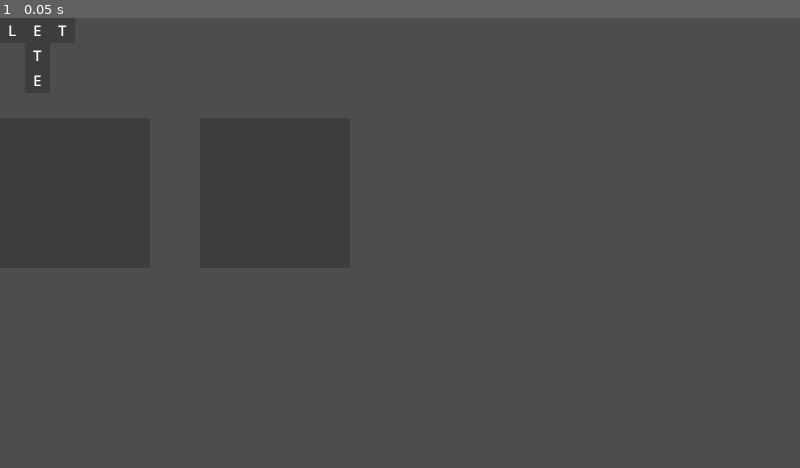
Above: before the commit, frame 1.
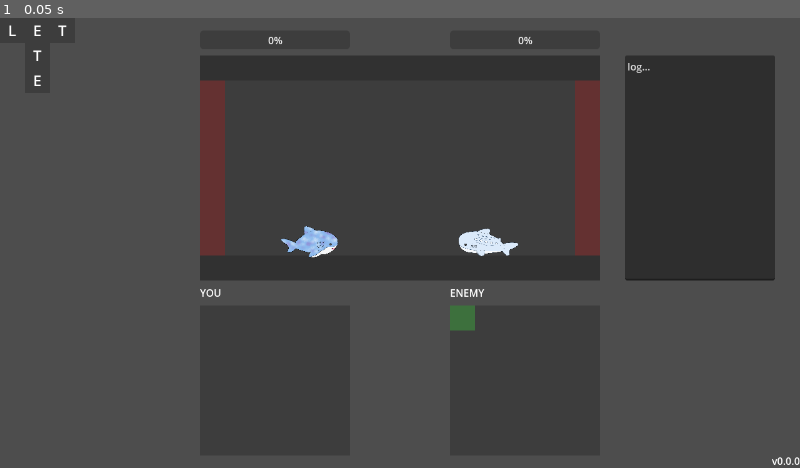
Above: after the commit, the same moment.

Repository: kamikoloss/letters
Game: Godot game, scene res://scenes/game/game.tscn
The game is run twice, just before and just after one commit, with the same random seed, the same clock (stepped at 60 frames per second) and the same inputs.
Inputs:
- Up to frame 1 (0.05 s): no input

The runs differ from the first frame. In frame 1, 17% of the frame differs, in the area x 25-100%, y 4-100%.

Commit message:
画面を仮組みした

Diff:
--- a/client/components/cell.gd
+++ b/client/components/cell.gd
@@ -24,8 +24,6 @@
 
 ## ドロップできるかどうか (1マス分)
 var can_drop := false
-
-
 ## 呪文の1文字
 var letter := "":
     set(v):
@@ -58,15 +56,15 @@
     # TODO: 情報見る
     can_drop = true
     cell_entered.emit(true)
-    if can_drop:
-        if is_holder:
+    if is_holder:
+        if can_drop:
             _bg.color = Color(Color.GREEN, 0.2)
-    else:
-        if is_holder:
+        else:
             _bg.color = Color(Color.RED, 0.2)
 
 
 func _on_area_exited(area: Area2D) -> void:
+    # TODO: 入っても無効になることがある
     can_drop = false
     cell_entered.emit(false)
     if is_holder:
--- a/client/components/cell_group.gd
+++ b/client/components/cell_group.gd
@@ -26,10 +26,6 @@
 
 
 func _ready() -> void:
-    # debug
-    #letters = "LETTERS"
-    #shape = [[1,1,1],[0,1,0]]
-
     _init_cells()
 
 
--- a/client/scenes/game/game.gd
+++ b/client/scenes/game/game.gd
@@ -5,6 +5,7 @@
 
 
 func _ready() -> void:
+    # debug
     var a: CellGroup = _cell_group_scene.instantiate()
     a.letters = "LETTERS"
     a.shape = [[1,1,1],[0,1,0],[0,1,0]]
--- a/client/scenes/game/game.tscn
+++ b/client/scenes/game/game.tscn
@@ -1,19 +1,174 @@
-[gd_scene load_steps=4 format=3 uid="uid://cnkoo8r5pnkli"]
+[gd_scene load_steps=6 format=3 uid="uid://cnkoo8r5pnkli"]
 
 [ext_resource type="Script" uid="uid://b1pbxsova4vmt" path="res://scenes/game/game.gd" id="1_sul5r"]
 [ext_resource type="PackedScene" uid="uid://dw7vfb204p0ci" path="res://components/cell_group.tscn" id="2_7h61r"]
 [ext_resource type="PackedScene" uid="uid://r88ha7i56wdt" path="res://components/cell_holder.tscn" id="3_0sr1o"]
+[ext_resource type="Texture2D" uid="uid://xdk5ns57kp0a" path="res://textures/shark_a.png" id="4_kelw5"]
+[ext_resource type="Texture2D" uid="uid://63iadhpk42v8" path="res://textures/shark_b.png" id="5_lfrn8"]
 
 [node name="Game" type="Node2D"]
 script = ExtResource("1_sul5r")
 _cell_group_scene = ExtResource("2_7h61r")
 
-[node name="CellHolder" parent="." instance=ExtResource("3_0sr1o")]
-offset_top = 160.0
-offset_bottom = 160.0
+[node name="You" type="Control" parent="."]
+layout_mode = 3
+anchors_preset = 0
+offset_left = 320.0
+offset_top = 420.0
+offset_right = 320.0
+offset_bottom = 420.0
 
-[node name="CellHolder2" parent="." instance=ExtResource("3_0sr1o")]
+[node name="Label" type="Label" parent="You"]
+offset_right = 240.0
+offset_bottom = 40.0
+text = "YOU"
+vertical_alignment = 1
+
+[node name="CellHolder" parent="You" instance=ExtResource("3_0sr1o")]
+layout_mode = 1
+offset_top = 40.0
+offset_bottom = 40.0
+
+[node name="Enemy" type="Control" parent="."]
+layout_mode = 3
+anchors_preset = 0
+offset_left = 720.0
+offset_top = 420.0
+offset_right = 720.0
+offset_bottom = 420.0
+
+[node name="Label" type="Label" parent="Enemy"]
+offset_right = 240.0
+offset_bottom = 40.0
+text = "ENEMY"
+vertical_alignment = 1
+
+[node name="CellHolder" parent="Enemy" instance=ExtResource("3_0sr1o")]
+layout_mode = 1
+offset_top = 40.0
+offset_bottom = 40.0
+
+[node name="Stock" type="Control" parent="."]
+visible = false
+layout_mode = 3
+anchors_preset = 0
+offset_left = 720.0
+offset_top = 420.0
+offset_right = 720.0
+offset_bottom = 420.0
+
+[node name="Label" type="Label" parent="Stock"]
+offset_right = 240.0
+offset_bottom = 40.0
+text = "STOCK"
+vertical_alignment = 1
+
+[node name="CellHolder" parent="Stock" instance=ExtResource("3_0sr1o")]
+layout_mode = 1
+offset_top = 40.0
+offset_bottom = 40.0
+
+[node name="Shop" type="Control" parent="."]
+visible = false
+layout_mode = 3
+anchors_preset = 0
+offset_left = 1000.0
+offset_top = 420.0
+offset_right = 1000.0
+offset_bottom = 420.0
+
+[node name="Label" type="Label" parent="Shop"]
+offset_right = 240.0
+offset_bottom = 40.0
+text = "SHOP"
+vertical_alignment = 1
+
+[node name="CellHolder" parent="Shop" instance=ExtResource("3_0sr1o")]
+layout_mode = 1
+offset_top = 40.0
+offset_bottom = 40.0
+
+[node name="Version" type="Label" parent="."]
+offset_left = 1040.0
+offset_top = 680.0
+offset_right = 1280.0
+offset_bottom = 720.0
+text = "v0.0.0"
+horizontal_alignment = 2
+vertical_alignment = 2
+
+[node name="Field" type="Control" parent="."]
+layout_mode = 3
+anchors_preset = 0
 offset_left = 320.0
-offset_top = 160.0
+offset_top = 60.0
 offset_right = 320.0
-offset_bottom = 160.0
+offset_bottom = 60.0
+
+[node name="ColorRect" type="ColorRect" parent="Field"]
+layout_mode = 0
+offset_right = 640.0
+offset_bottom = 360.0
+color = Color(0, 0, 0, 0.2)
+
+[node name="ColorRect2" type="ColorRect" parent="Field"]
+offset_top = 320.0
+offset_right = 640.0
+offset_bottom = 360.0
+color = Color(0, 0, 0, 0.2)
+
+[node name="ColorRect3" type="ColorRect" parent="Field"]
+offset_right = 640.0
+offset_bottom = 40.0
+color = Color(0, 0, 0, 0.2)
+
+[node name="ColorRect4" type="ColorRect" parent="Field"]
+offset_top = 40.0
+offset_right = 40.0
+offset_bottom = 320.0
+color = Color(1, 0, 0, 0.2)
+
+[node name="ColorRect5" type="ColorRect" parent="Field"]
+offset_left = 600.0
+offset_top = 40.0
+offset_right = 640.0
+offset_bottom = 320.0
+color = Color(1, 0, 0, 0.2)
+
+[node name="TextureRectYou" type="TextureRect" parent="Field"]
+custom_minimum_size = Vector2(120, 120)
+offset_left = 120.0
+offset_top = 240.0
+offset_right = 240.0
+offset_bottom = 360.0
+texture = ExtResource("4_kelw5")
+expand_mode = 1
+
+[node name="TextureRectEnemy" type="TextureRect" parent="Field"]
+custom_minimum_size = Vector2(120, 120)
+offset_left = 400.0
+offset_top = 240.0
+offset_right = 520.0
+offset_bottom = 360.0
+texture = ExtResource("5_lfrn8")
+expand_mode = 1
+flip_h = true
+
+[node name="TextEdit" type="TextEdit" parent="."]
+offset_left = 1000.0
+offset_top = 60.0
+offset_right = 1240.0
+offset_bottom = 420.0
+text = "log..."
+
+[node name="ProgressBar" type="ProgressBar" parent="."]
+offset_left = 320.0
+offset_top = 20.0
+offset_right = 560.0
+offset_bottom = 50.0
+
+[node name="ProgressBar2" type="ProgressBar" parent="."]
+offset_left = 720.0
+offset_top = 20.0
+offset_right = 960.0
+offset_bottom = 50.0
